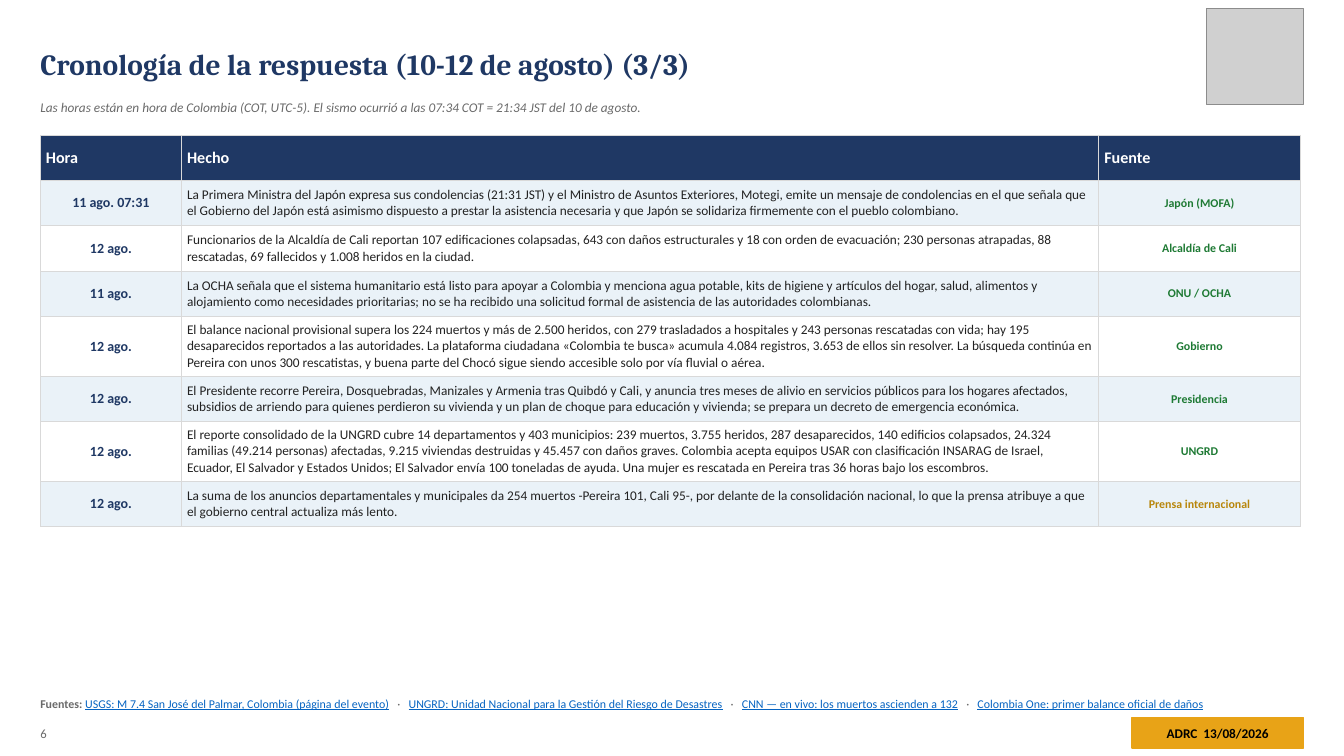
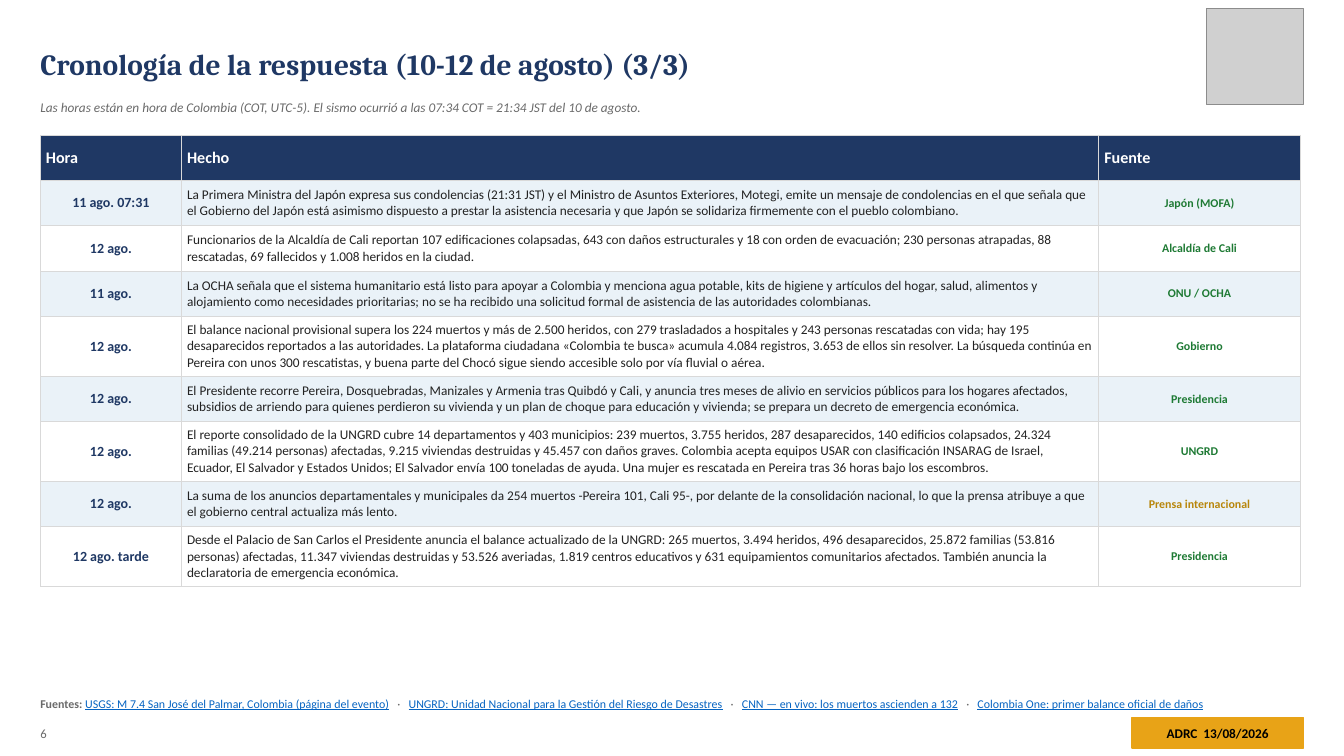
Before and after one commit to kochobi-max/whatsmap, a slide deck: slide 6 of reports/colombia_eq_20260810/output/ADRC_EQ_COL_Choco_20260810_ES.pptx. Drawn at 1344x756 pixels with LibreOffice and Linux fonts; fonts in the diff are those of the drawing; grey boxes stand for pictures. Boxes give left, top, right and bottom in pixels: in the first picture for what was removed or moved away, otherwise in the second. Text is boxed around its words. In the diff, an @@ line names an element or a change of style, - is before the commit and + after.

```diff
--- a/reports/colombia_eq_20260810/output/ADRC_EQ_COL_Choco_20260810_ES.pptx
+++ b/reports/colombia_eq_20260810/output/ADRC_EQ_COL_Choco_20260810_ES.pptx
@@ table at [40,135,1301,584] @@
+row 9: 12 ago. tarde | Desde el Palacio de San Carlos el Presidente anuncia el balance actualizado de la UNGRD: 265 muertos, 3.494 heridos, 496 desaparecidos, 25.872 familias (53.816 personas) afectadas, 11.347 viviendas destruidas y 53.526 averiadas, 1.819 centros educativos y 631 equipamientos comunitarios afectados. También anuncia la declaratoria de emergencia económica. | Presidencia
```
Also in this commit, not shown: 12 other slides changed, 7 other files.
